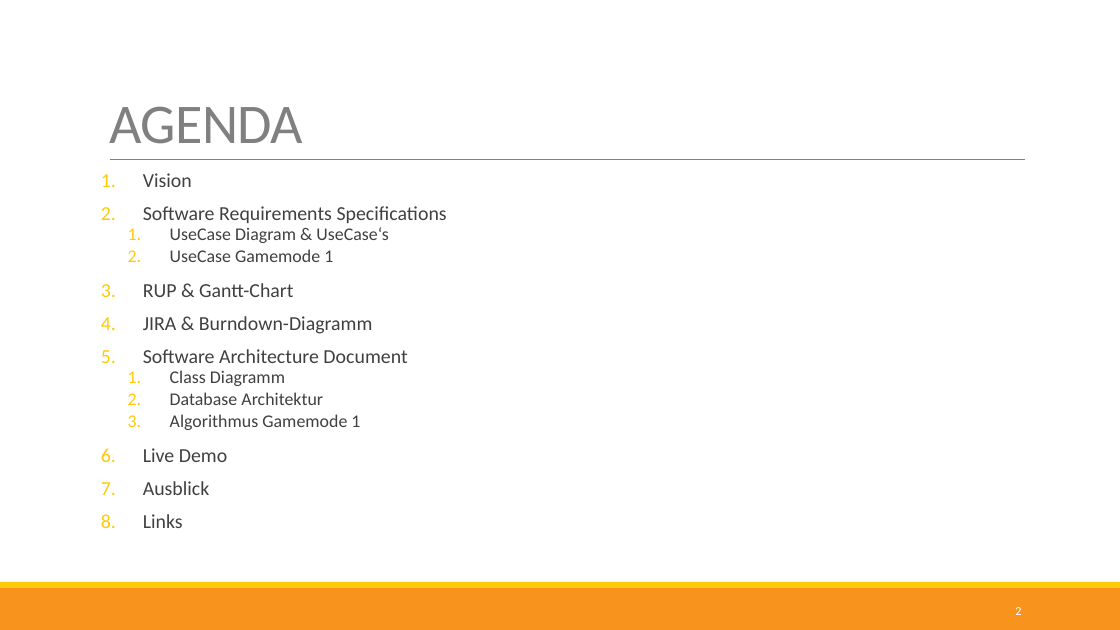
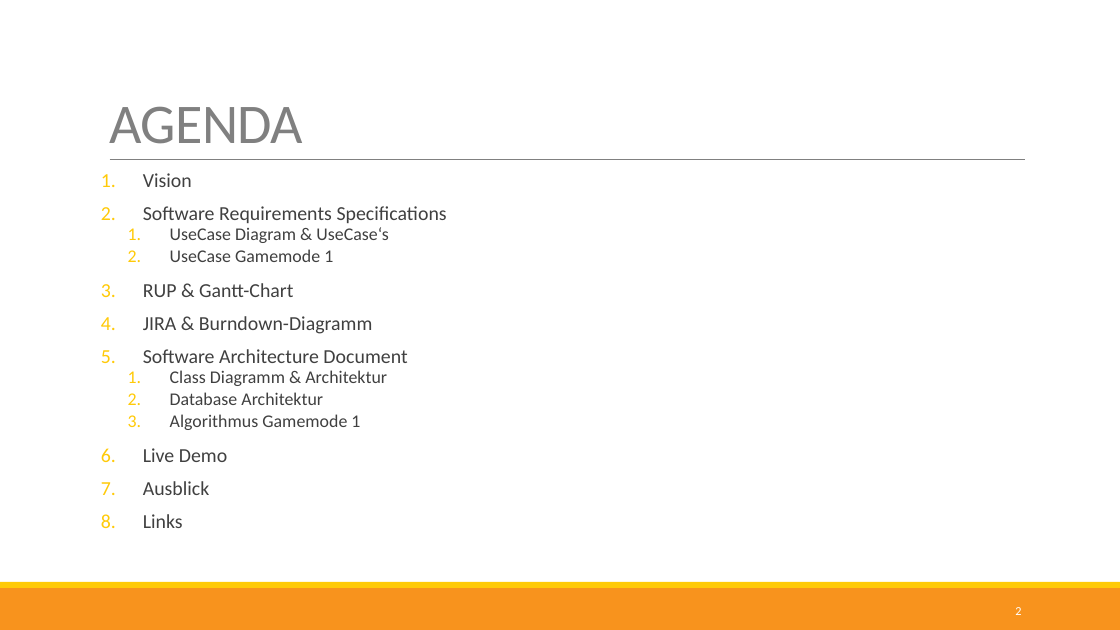
Before and after one commit to nappydevelopment/Nappy-the-ingenious-docs, a slide deck: slide 2 of Midterm-PPP.pptx. Drawn at 1120x630 pixels with LibreOffice and Linux fonts; fonts in the diff are those of the drawing. Boxes give left, top, right and bottom in pixels: in the first picture for what was removed or moved away, otherwise in the second. Text is boxed around its words. In the diff, an @@ line names an element or a change of style, - is before the commit and + after.

```diff
--- a/Midterm-PPP.pptx
+++ b/Midterm-PPP.pptx
@@ text at bbox=[170, 370, 387, 386]: text changed @@
-  1. Class Diagramm
+  1. Class Diagramm & Architektur
```
Also in this commit, not shown: 3 other slides changed, 3 slides added, 4 other files.
